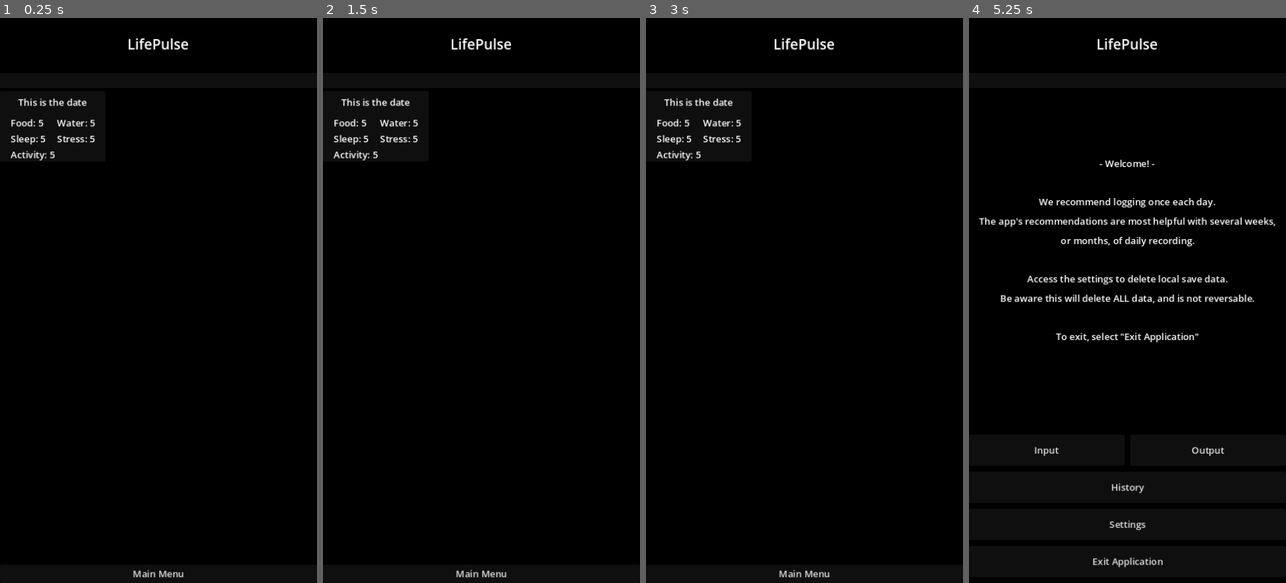
Above: before the commit, frames 1-4 (left to right).
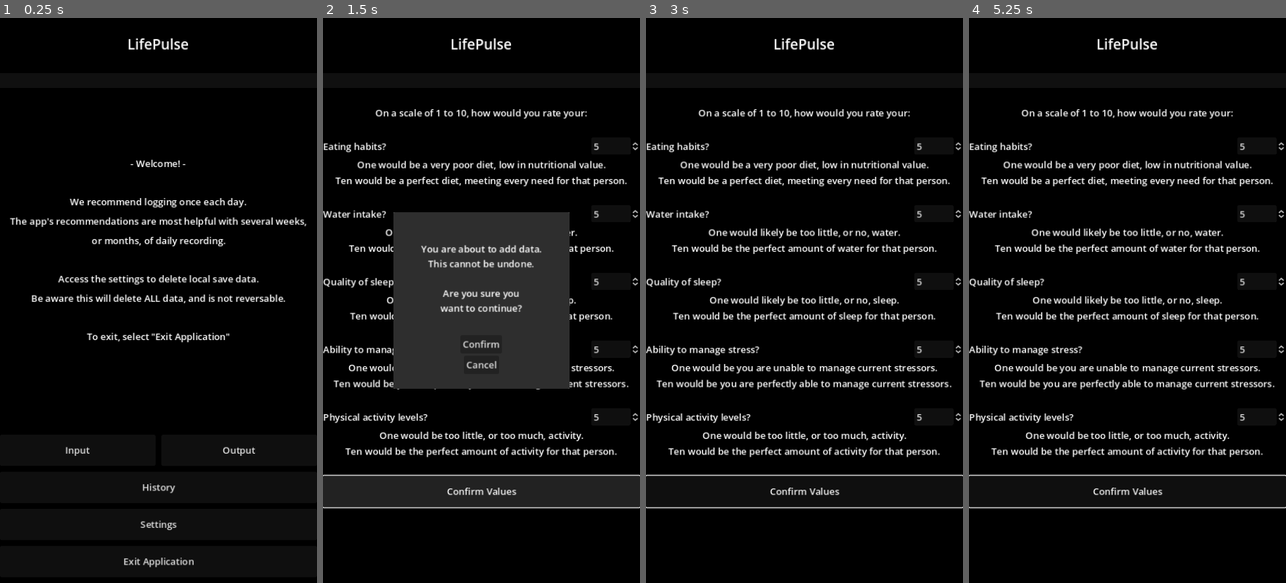
Above: after the commit, the same moments.

Repository: Thorqs/VitaPulsi
Game: Godot game, scene res://control.tscn
Same seed, same stepped clock (60 frames per second), same inputs: the game is played once before the commit and once after it.
Inputs (mouse positions are in pixels of both pictures, inside the frame that each line leads up to):
- Up to frame 1 (0.25 s): no input
- Up to frame 2 (1.5 s): click (402, 453) at 0.5 s, where only the run after the commit has a clickable "Input"; click (481, 492) at 1.25 s, where only the run after the commit has a clickable "Confirm Values"
- Up to frame 3 (3 s): click (804, 492) at 2 s, where only the run after the commit has a clickable "Confirm Values"; click (804, 345) at 2.75 s, where only the run after the commit has a clickable "Confirm"
- Up to frame 4 (5.25 s): click (1127, 492) at 3.5 s, where only the run after the commit has a clickable "Confirm Values"; click (1127, 345) at 4.25 s, where only the run after the commit has a clickable "Confirm"; click (1127, 571) at 5 s, where only the run before the commit has a clickable "Main Menu"

The runs differ from the first frame. In frame 1, 4.3% of the frame differs, in the area x 3-97%, y 14-99%; in frame 2, 29%, in the area x 0-100%, y 14-99%; in frame 3, 9.1%; in frame 4, 11%.

Commit message:
history item labels scripted
history items have label that can be set colours based on quality

Diff:
--- /dev/null
+++ b/Resources/hist_item.gd
@@ -0,0 +1,46 @@
+extends Panel
+
+var date_label: Label
+var food_val: Label
+var water_val: Label
+var sleep_val: Label
+var stress_val: Label
+var activity_val: Label
+
+# Called when the node enters the scene tree for the first time.
+func _ready():
+	date_label = get_node("Hist_VBox/Date_Label")
+	food_val = get_node("Hist_VBox/GridContainer/Food")
+	water_val = get_node("Hist_VBox/GridContainer/Water")
+	sleep_val = get_node("Hist_VBox/GridContainer/Sleep")
+	stress_val = get_node("Hist_VBox/GridContainer/Stress")
+	activity_val = get_node("Hist_VBox/GridContainer/Activity")
+
+
+# Called every frame. 'delta' is the elapsed time since the previous frame.
+#func _process(delta):
+#	pass
+
+func set_val(val_name: Label, new_value: int):
+	val_name.text = val_name.text.get_slice(":", 0) + ":" + str(new_value)
+	if new_value > 7:
+		val_name.add_theme_color_override("theme_override_colors/font_color", Color("Green"))
+	elif new_value > 3:
+		val_name.add_theme_color_override("theme_override_colors/font_color", Color("Yellow"))
+	else:
+		val_name.add_theme_color_override("theme_override_colors/font_color", Color("Red"))
+
+func update_data(new_values: Array[int]):
+	set_val(food_val, new_values[0])
+	set_val(water_val, new_values[1])
+	set_val(sleep_val, new_values[2])
+	set_val(stress_val, new_values[3])
+	set_val(activity_val, new_values[4])
+
+	var mean_value = (new_values[0] + new_values[1] + new_values[2] + new_values[3] + new_values[4])/5.0
+	if mean_value > 7:
+		date_label.add_theme_color_override("theme_override_colors/font_color", Color("Green"))
+	elif mean_value > 3:
+		date_label.add_theme_color_override("theme_override_colors/font_color", Color("Yellow"))
+	else:
+		date_label.add_theme_color_override("theme_override_colors/font_color", Color("Red"))
--- a/Resources/hist_item.tscn
+++ b/Resources/hist_item.tscn
@@ -1,8 +1,11 @@
-[gd_scene format=3 uid="uid://dst6m0cpxjq64"]
+[gd_scene load_steps=2 format=3 uid="uid://dst6m0cpxjq64"]
+
+[ext_resource type="Script" path="res://Resources/hist_item.gd" id="1_aralm"]
 
 [node name="Hist_Item" type="Panel"]
-custom_minimum_size = Vector2(0, 120)
+custom_minimum_size = Vector2(160, 120)
 size_flags_horizontal = 3
+script = ExtResource("1_aralm")
 
 [node name="Hist_VBox" type="VBoxContainer" parent="."]
 layout_mode = 1
@@ -15,7 +18,10 @@
 [node name="Date_Label" type="Label" parent="Hist_VBox"]
 layout_mode = 2
 size_flags_vertical = 6
-text = "This is the date"
+theme_override_colors/font_color = Color(1, 1, 1, 1)
+theme_override_colors/font_outline_color = Color(0, 0, 0, 1)
+theme_override_constants/outline_size = 5
+text = "DD-MM-YYYY"
 horizontal_alignment = 1
 
 [node name="GridContainer" type="GridContainer" parent="Hist_VBox"]
@@ -26,21 +32,37 @@
 [node name="Food" type="Label" parent="Hist_VBox/GridContainer"]
 layout_mode = 2
 size_flags_horizontal = 3
+theme_override_colors/font_color = Color(0, 1, 0, 1)
+theme_override_colors/font_outline_color = Color(0, 0, 0, 1)
+theme_override_constants/outline_size = 5
 text = "Food: 5"
 
 [node name="Water" type="Label" parent="Hist_VBox/GridContainer"]
 layout_mode = 2
 size_flags_horizontal = 3
+theme_override_colors/font_color = Color(1, 0, 0, 1)
+theme_override_colors/font_outline_color = Color(0, 0, 0, 1)
+theme_override_constants/outline_size = 5
 text = "Water: 5"
 
 [node name="Sleep" type="Label" parent="Hist_VBox/GridContainer"]
 layout_mode = 2
+theme_override_colors/font_outline_color = Color(0, 0, 0, 1)
+theme_override_constants/outline_size = 5
 text = "Sleep: 5"
 
 [node name="Stress" type="Label" parent="Hist_VBox/GridContainer"]
 layout_mode = 2
+theme_override_colors/font_outline_color = Color(0, 0, 0, 1)
+theme_override_constants/outline_size = 5
 text = "Stress: 5"
 
 [node name="Activity" type="Label" parent="Hist_VBox/GridContainer"]
 layout_mode = 2
-text = "Activity: 5"
+theme_override_colors/font_outline_color = Color(0, 0, 0, 1)
+theme_override_constants/outline_size = 5
+text = "Activity: 10"
+
+[node name="Edit Button" type="Button" parent="Hist_VBox/GridContainer"]
+layout_mode = 2
+text = "Edit"
--- a/control.tscn
+++ b/control.tscn
@@ -63,7 +63,6 @@
 theme_override_styles/panel = SubResource("StyleBoxTexture_8pyq2")
 
 [node name="Main Menu" type="VBoxContainer" parent="Panel/Main VBox"]
-visible = false
 layout_mode = 2
 size_flags_vertical = 3
 theme_override_constants/separation = 10
@@ -335,6 +334,7 @@
 layout_mode = 2
 
 [node name="History" type="VBoxContainer" parent="Panel/Main VBox"]
+visible = false
 layout_mode = 2
 size_flags_vertical = 3
 script = ExtResource("6_oipje")
Not shown: 1 places in control.tscn that only renumber resources
